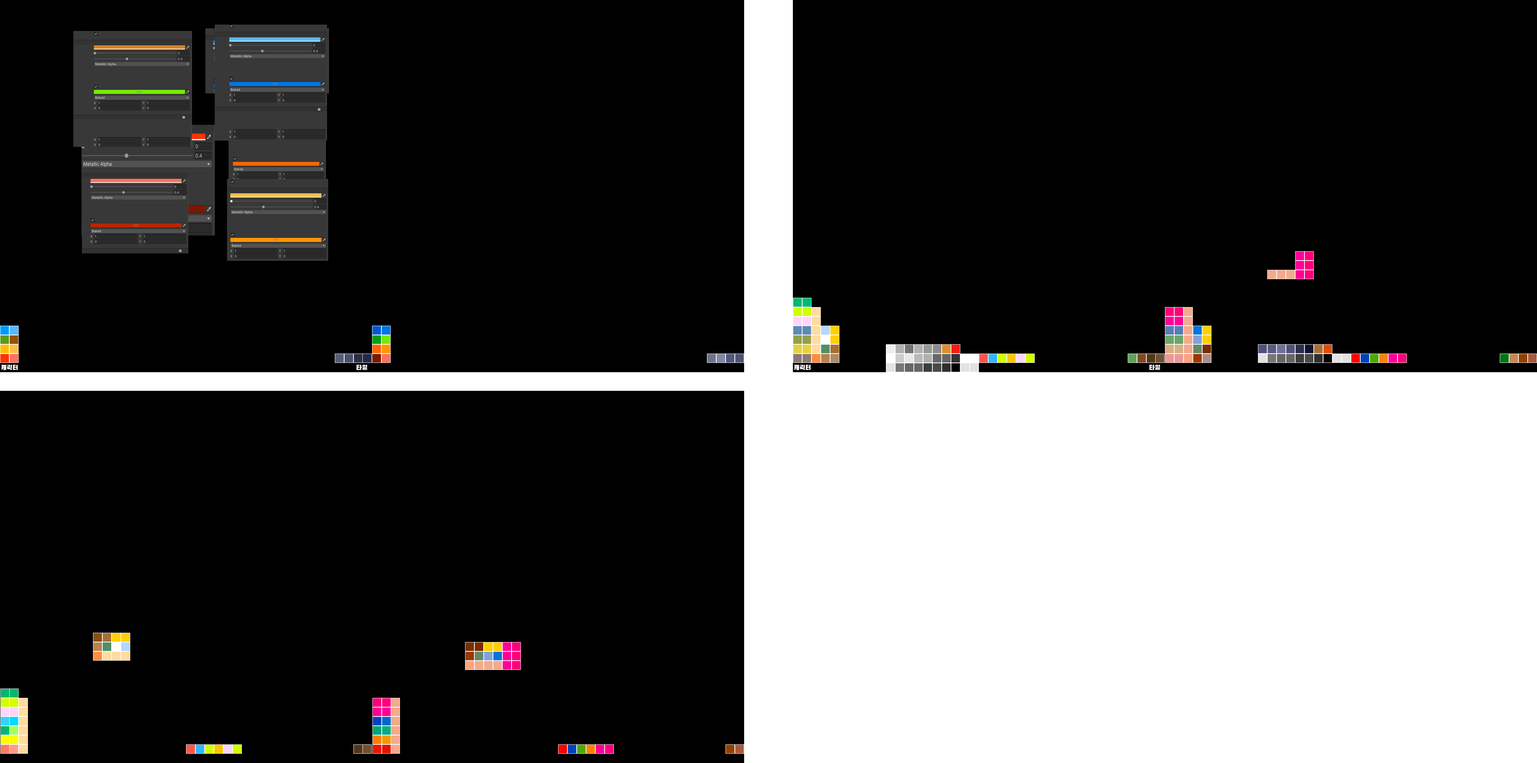
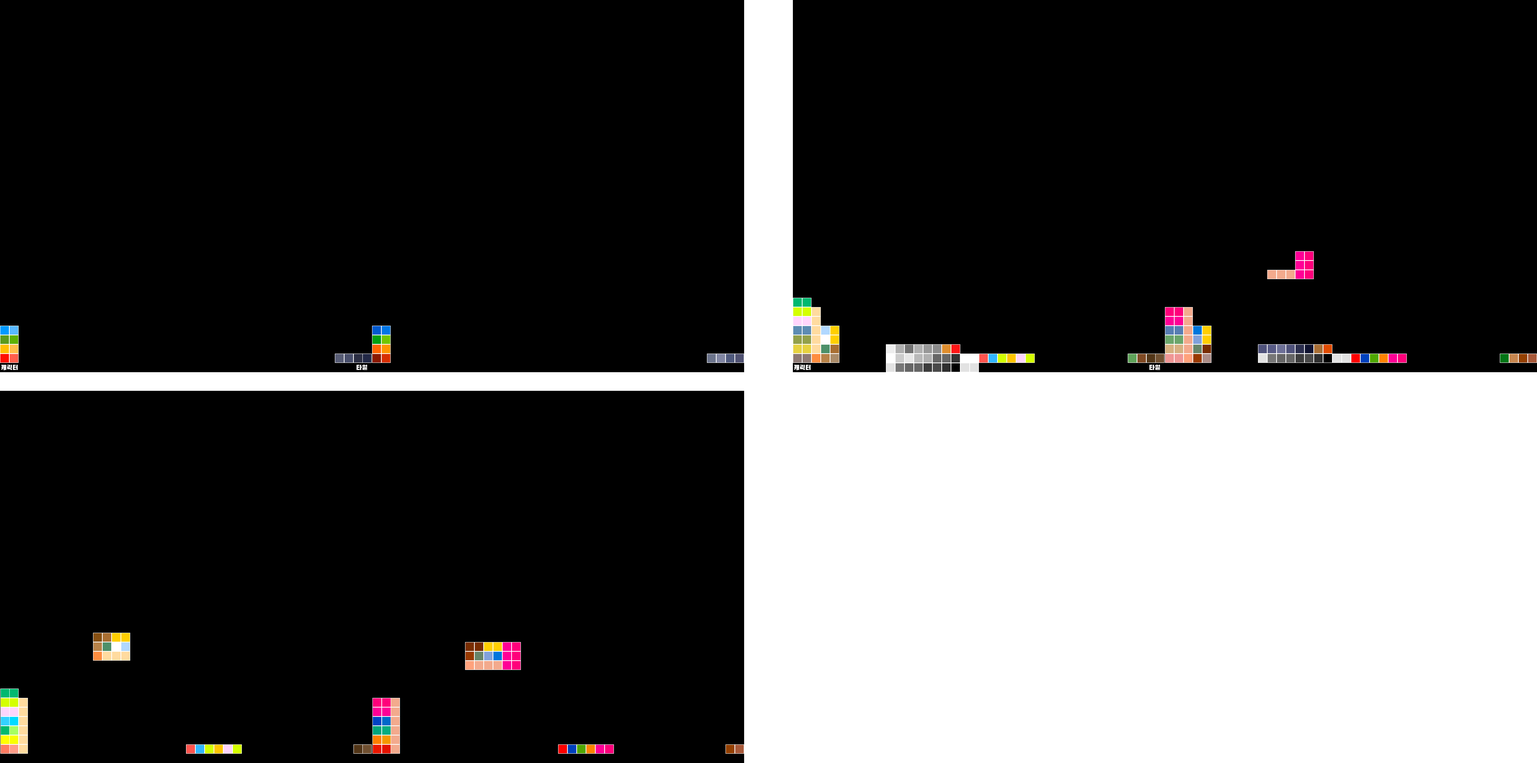
Before/after of a 1537×763 layered artwork. What changed in the layer stack:
painted on "사각형 1 복사 2 copy 2" over bbox(381, 335, 391, 344)
painted on "사각형 1 copy 2" over bbox(381, 353, 391, 363)
painted on "사각형 1" (3rd of 4, in "Block-EM") over bbox(372, 353, 381, 363)
removed layer "Layer 8" from group "Block-BM" over bbox(214, 24, 328, 141)
removed layer "Layer 7" from group "Block-BM" over bbox(73, 30, 192, 147)
removed layer "Layer 6" from group "Block-BM" over bbox(226, 178, 329, 261)
removed layer "Layer 5" from group "Block-BM" over bbox(81, 172, 189, 254)
removed layer "Layer 4" from group "Block-BM" over bbox(205, 28, 329, 94)
removed layer "Layer 3" from group "Block-BM" over bbox(86, 34, 190, 105)
removed layer "Layer 2" from group "Block-BM" over bbox(228, 106, 326, 182)
removed layer "Layer 1" from group "Block-BM" over bbox(81, 124, 215, 236)
painted on "사각형 1 복사 2 copy" over bbox(9, 335, 19, 344)
painted on "사각형 1 copy" over bbox(9, 353, 19, 363)
painted on "사각형 1" (4th of 4, in "Block-BM") over bbox(0, 353, 9, 363)
